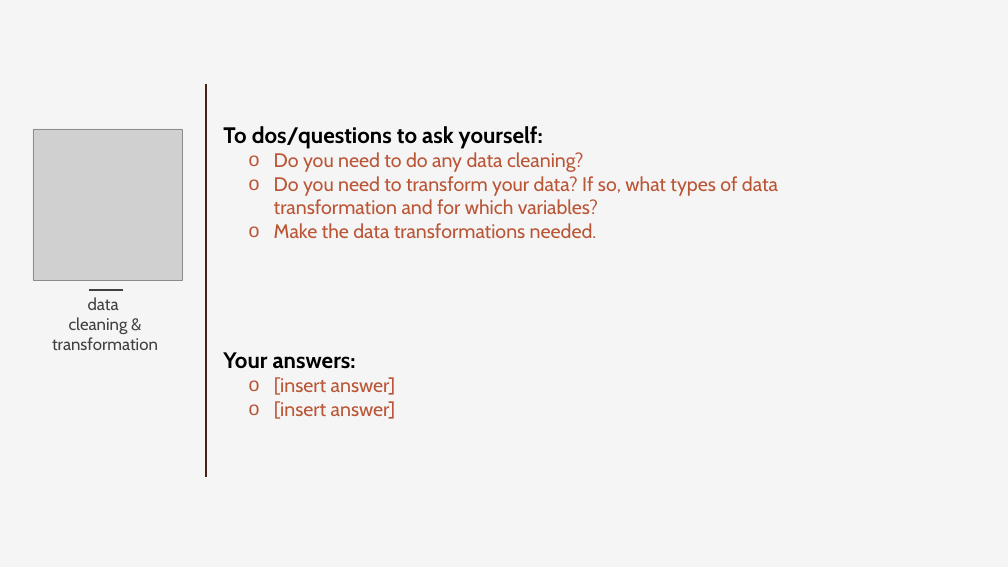
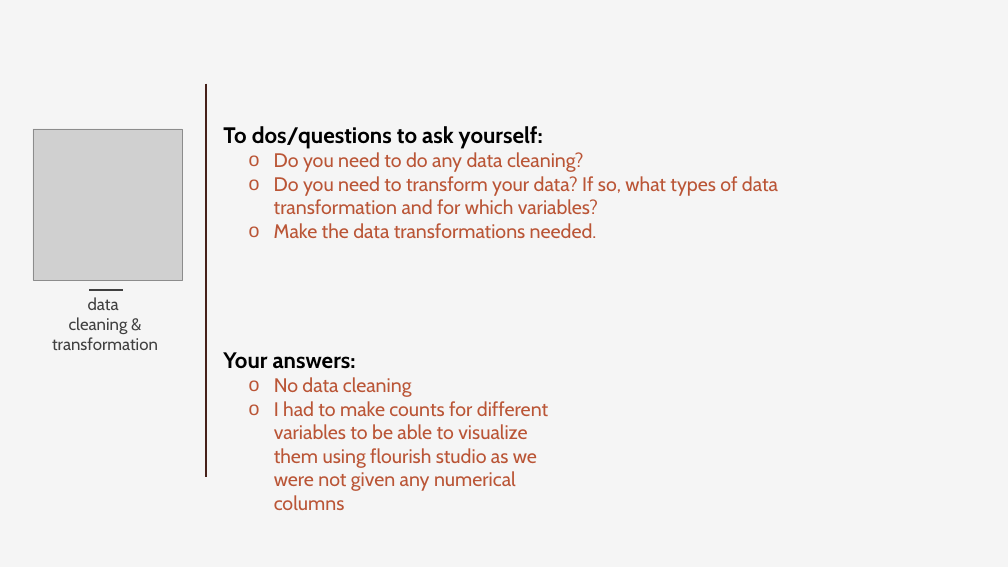
Before and after one commit to samswain2/MSiA-WQ, a slide deck: slide 4 of MSiA 411/hw05/MSiA_Assignment 4_handout.pptx. Drawn at 1008x567 pixels with LibreOffice and Linux fonts; fonts in the diff are those of the drawing; grey boxes stand for pictures. Boxes give left, top, right and bottom in pixels: in the first picture for what was removed or moved away, otherwise in the second. Text is boxed around its words. In the diff, an @@ line names an element or a change of style, - is before the commit and + after.

Commit message:
Finished Data Mining hw02

```diff
--- a/MSiA 411/hw05/MSiA_Assignment 4_handout.pptx
+++ b/MSiA 411/hw05/MSiA_Assignment 4_handout.pptx
@@ text at box(274, 377, 548, 510): text changed @@
-  o [insert answer]
-  o [insert answer]
+  o No data cleaning
+  o I had to make counts for different variables to be able to visualize them using flourish studio as we were not given any numerical columns
```
Also in this commit, not shown: 6 other slides changed, 11 other files.
